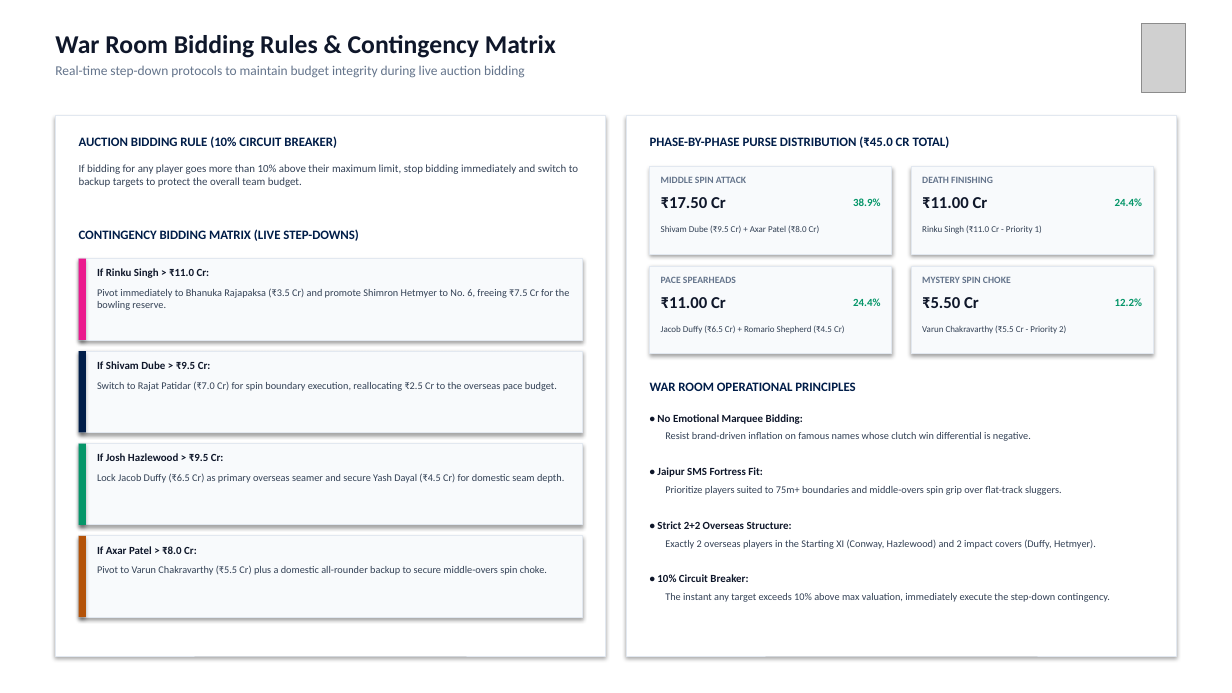
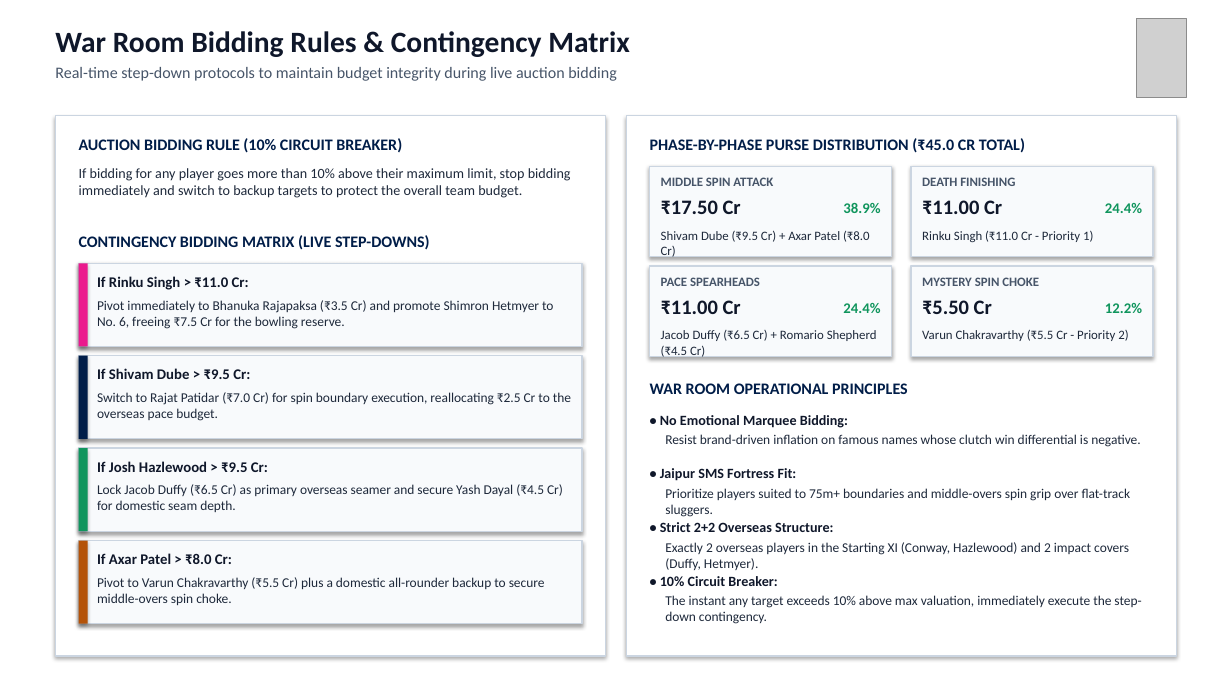
Before and after one commit to Ketanrawat2004/RR-Dashboard, a slide deck: slide 12 of pressure_output/RR_SupeRR_Selector_Season2_Ketan_Rawat.pptx. Drawn at 1232x693 pixels with LibreOffice and Linux fonts; fonts in the diff are those of the drawing; grey boxes stand for pictures. Boxes give left, top, right and bottom in pixels: in the first picture for what was removed or moved away, otherwise in the second. Text is boxed around its words. In the diff, an @@ line names an element or a change of style, - is before the commit and + after.

Commit message:
feat(presentation): complete overhaul with large high-contrast fonts, full-bleed images, and harmonized bowler KPI

```diff
--- a/pressure_output/RR_SupeRR_Selector_Season2_Ketan_Rawat.pptx
+++ b/pressure_output/RR_SupeRR_Selector_Season2_Ketan_Rawat.pptx
@@ text "War Room Bidding Rules & ..." at <box>55,31,630,81</box>: size 20 to 23 pt in "War Room Bidding Rules & Contingency Matrix"; size 10.5 to 12.5 pt, text colour #64748B to #475569 in "Real-time step-down protocols to maintain budget integrity ..." @@
@@ picture: place and size @@
-picture at <box>1141,23,1186,92</box>
+picture at <box>1137,18,1187,97</box>
@@ text "If bidding for any player ..." at <box>79,168,571,198</box>: size 8.5 to 11 pt, text colour #334155 to #1E293B @@
@@ size 10 to 12.5 pt in 4 elements at <box>79,138,402,153</box>, <box>650,138,1025,153</box>, <box>650,383,908,394</box>, <box>79,235,430,250</box> @@
@@ size 7.5 to 10 pt, text colour #64748B to #475569 in 4 elements at <box>661,177,773,186</box>, <box>922,177,1015,186</box>, <box>661,277,760,286</box>, <box>922,277,1039,286</box> @@
@@ size 13 to 16 pt in 4 elements at <box>661,200,741,214</box>, <box>922,200,1002,214</box>, <box>661,300,741,314</box>, <box>922,300,992,314</box> @@
@@ size 8.5 to 11.5 pt, text colour #059669 to #10955D in 4 elements at <box>843,203,880,213</box>, <box>1105,203,1142,213</box>, <box>843,303,880,313</box>, <box>1105,303,1142,313</box> @@
@@ size 7 to 10 pt, text colour #334155 to #1E293B in 4 elements at <box>922,231,1093,242</box>, <box>922,330,1128,341</box>, <box>661,231,870,259</box>, <box>661,330,877,359</box> @@
@@ 8 rectangles, 2 texts: place and size @@
-8 rectangles, 2 texts at <box>79,259,582,617</box>
+8 rectangles, 2 texts at <box>79,263,582,624</box>
@@ rectangle at <box>79,448,88,531</box>: fill #059669 to #10955D @@
@@ outline #E2E8F0 0.75 pt to #CBD5E1 1 pt in 10 elements at <box>55,116,605,656</box>, <box>627,116,1177,656</box>, <box>911,166,1153,257</box>, <box>911,266,1153,357</box>, <box>650,166,892,257</box>, <box>650,266,892,357</box>, <box>79,263,582,347</box>, <box>79,356,582,439</box>, <box>79,448,582,531</box>, <box>79,541,582,624</box> @@
@@ size 8.5 to 11.5 pt in 4 elements at <box>97,276,249,290</box>, <box>97,368,250,379</box>, <box>97,461,268,472</box>, <box>97,553,232,564</box> @@
@@ size 8 to 10.5 pt, text colour #334155 to #1E293B in 8 elements at <box>665,434,1140,447</box>, <box>665,488,1131,517</box>, <box>665,542,1129,570</box>, <box>665,595,1141,624</box>, <box>97,300,553,329</box>, <box>97,392,571,421</box>, <box>97,484,563,512</box>, <box>97,577,545,605</box> @@
@@ 4 texts: place and size @@
-4 texts at <box>97,288,569,575</box>
+4 texts at <box>97,300,571,605</box>
@@ size 8.5 to 11 pt in 4 elements at <box>660,415,848,428</box>, <box>660,468,797,481</box>, <box>660,522,833,532</box>, <box>660,576,777,586</box> @@
```
Also in this commit, not shown: 12 other slides changed, 5 other files.
